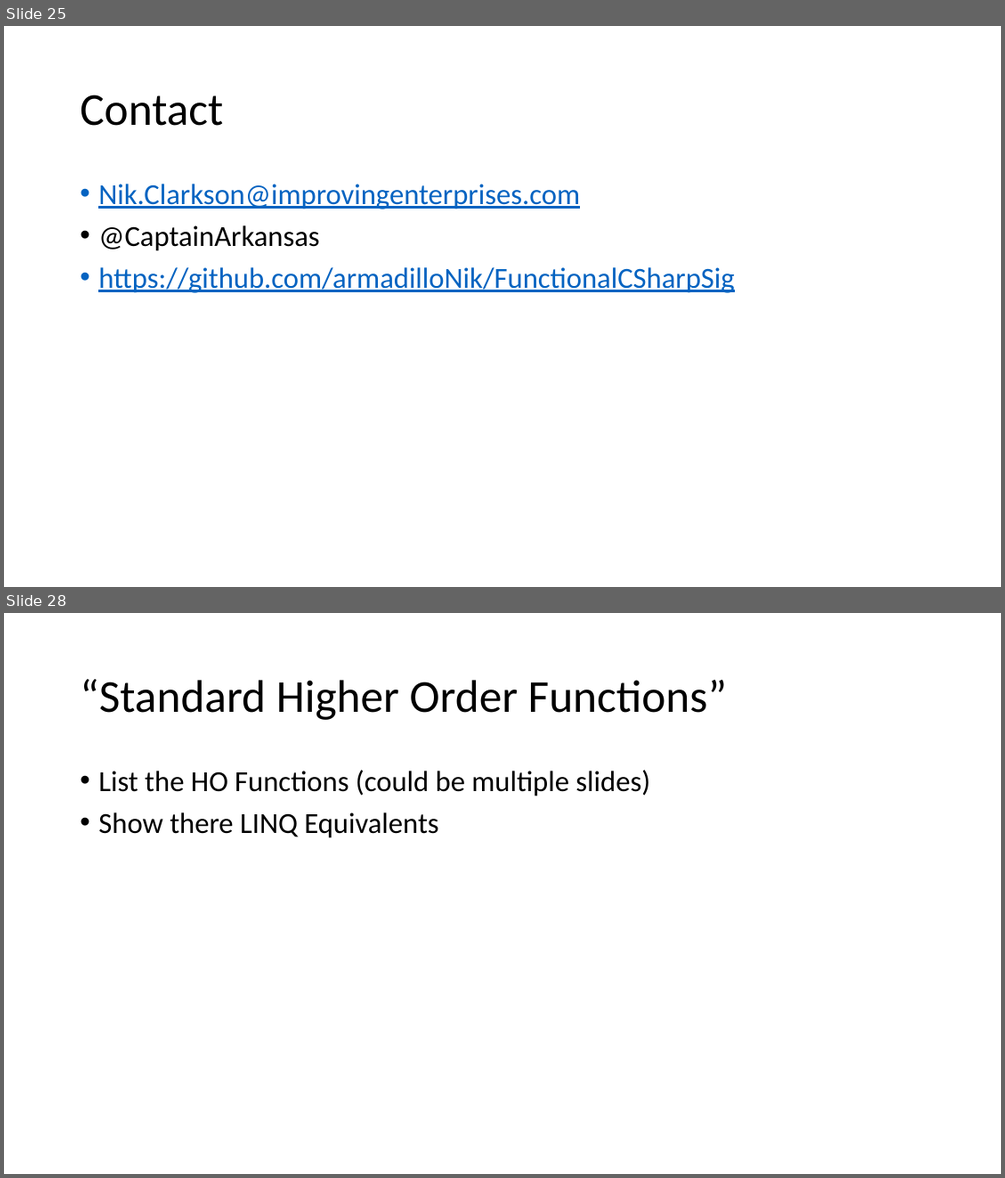
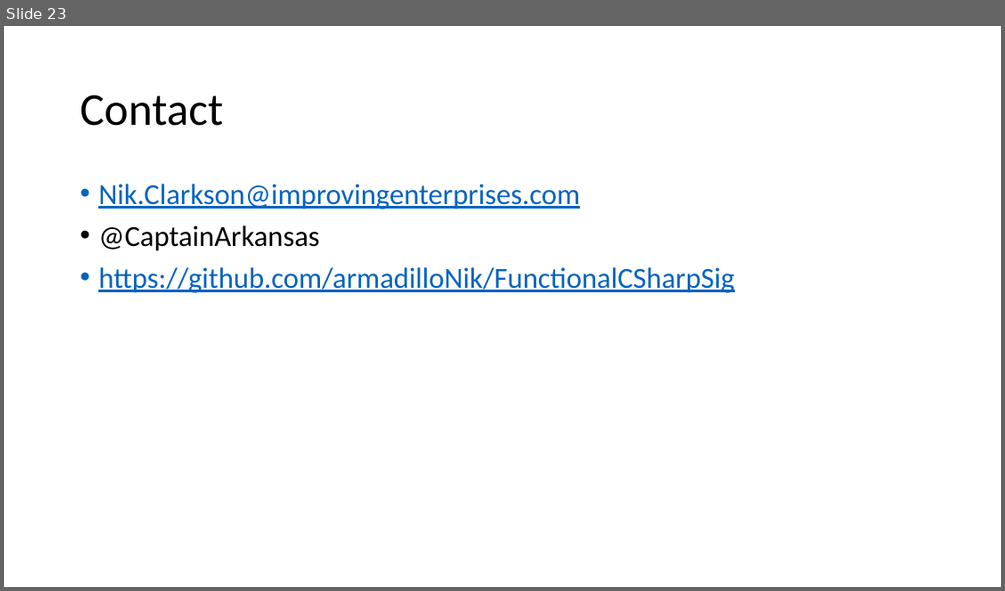
Before and after one commit to armadilloNik/FunctionalCSharpSig, a slide deck: slides/FpViaCSharp.pptx. Shown one above the other, each under a label of ours: slides 25 and 28 before the commit, slide 23 after it; the slides between them are not shown. The pictures are 1005x1178 and 1005x591 pixels, drawn with LibreOffice and Linux fonts; fonts in the diff are those of the drawing. Boxes give left, top, right and bottom in pixels: in the first picture for what was removed or moved away, otherwise in the second. Text is boxed around its words. In the diff, an @@ line names an element or a change of style, - is before the commit and + after.

```diff
--- a/slides/FpViaCSharp.pptx
+++ b/slides/FpViaCSharp.pptx
@@ slide 28 removed at (x1=4, y1=613, x2=1001, y2=1174), background #FFFFFF @@
@@ title removed at (x1=80, y1=679, x2=727, y2=720) @@
-“Standard Higher Order Functions”
@@ text removed at (x1=98, y1=770, x2=650, y2=838) @@
-• List the HO Functions (could be multiple slides)
-• Show there LINQ Equivalents
@@ what was slide 25 is now slide 23 @@
```
Also in this commit, not shown: 1 slide changed, 9 other slides removed, 2 other files.
